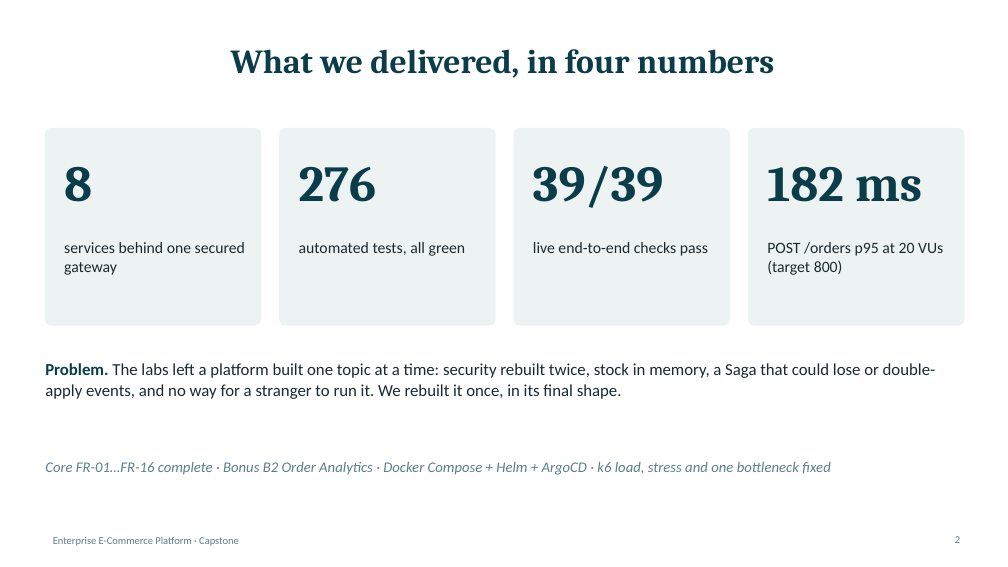
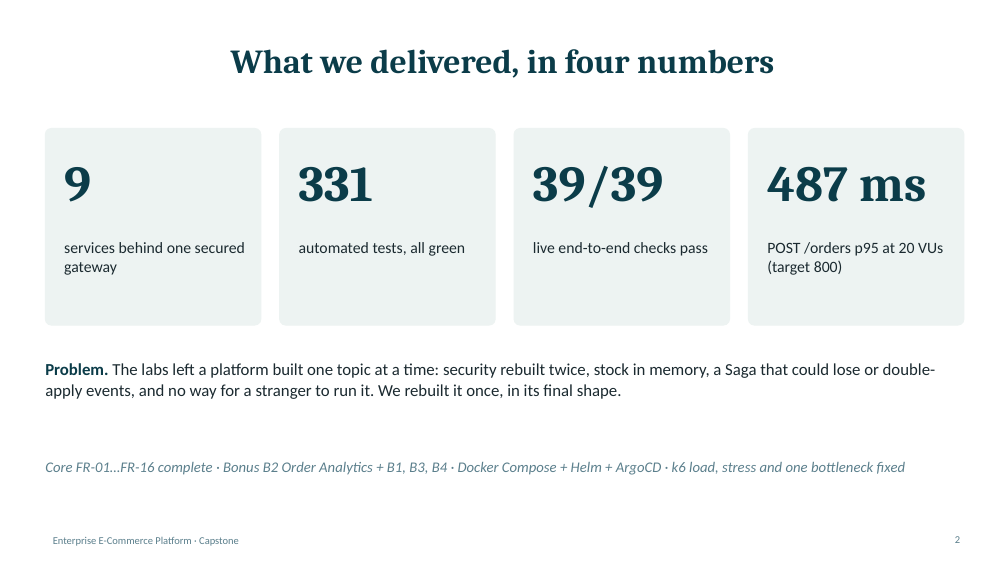
Before and after one commit to 13nour11/capstone-platform, a slide deck: slide 2 of docs/slides/capstone-final.pptx. Drawn at 1008x567 pixels with LibreOffice and Linux fonts; fonts in the diff are those of the drawing. Boxes give left, top, right and bottom in pixels: in the first picture for what was removed or moved away, otherwise in the second. Text is boxed around its words. In the diff, an @@ line names an element or a change of style, - is before the commit and + after.

```diff
--- a/docs/slides/capstone-final.pptx
+++ b/docs/slides/capstone-final.pptx
@@ text at bbox=[64, 167, 91, 202]: text changed @@
-8
+9
@@ text at bbox=[299, 167, 373, 202]: text changed @@
-276
+331
@@ text at bbox=[767, 166, 926, 202]: text changed @@
-182 ms
+487 ms
@@ text at bbox=[45, 462, 905, 475]: text changed @@
-Core FR-01…FR-16 complete · Bonus B2 Order Analytics · Docker Compose + Helm + ArgoCD · k6 load, stress and one bottleneck fixed
+Core FR-01…FR-16 complete · Bonus B2 Order Analytics + B1, B3, B4 · Docker Compose + Helm + ArgoCD · k6 load, stress and one bottleneck fixed
```
Also in this commit, not shown: 3 other slides changed.
